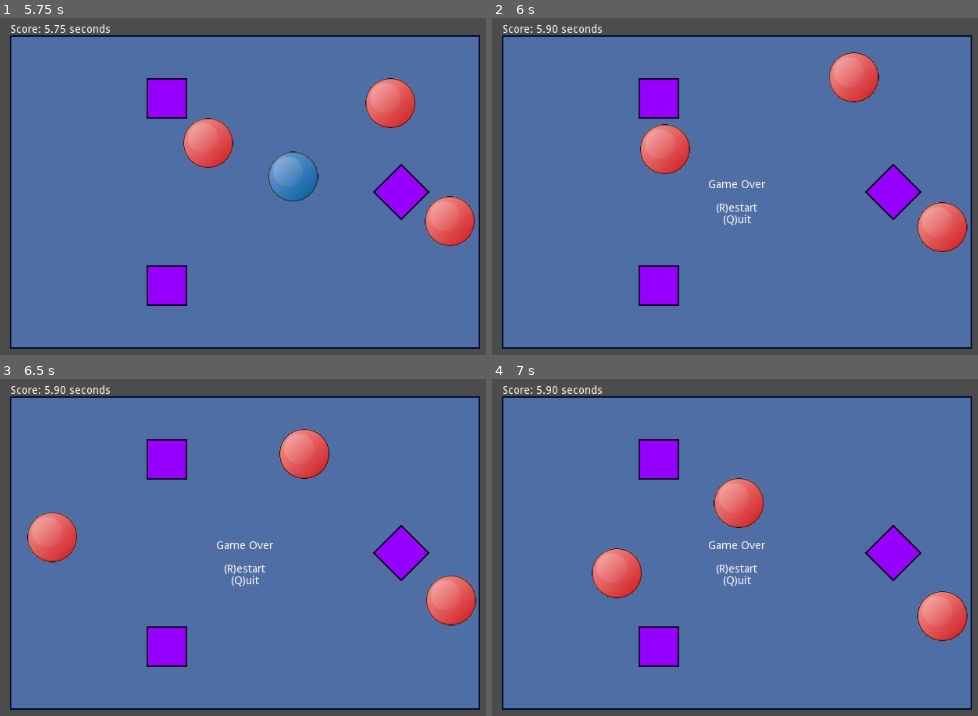
Above: before the commit, frames 1-4 (two rows, left to right).
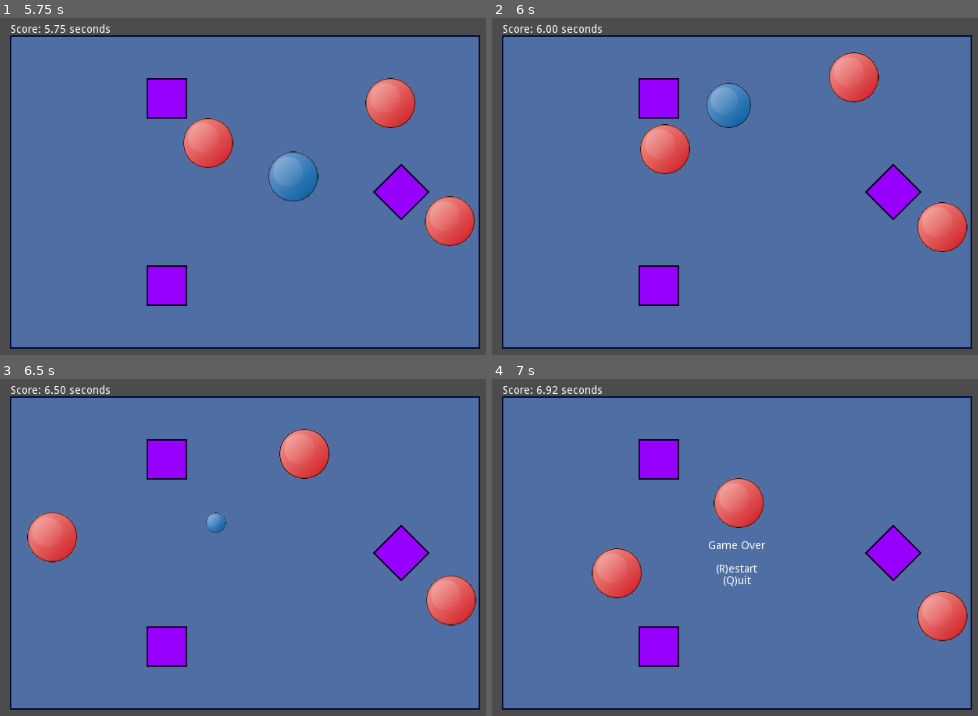
Above: after the commit, the same moments.

Repository: danieljohnson2/Bouncy
Game: Godot game, scene res://Bouncy.tscn
Same seed, same stepped clock (60 frames per second), same inputs: the game is played once before the commit and once after it.
Inputs:
- Up to frame 1 (5.75 s): hold Up (ui_up) 0.53-2.03 s; hold Left (ui_left) 2.03-3.53 s; hold Down (ui_down) 3.53-4.28 s; tap R (ui_restart) at 4.15 s; hold Right (ui_right) 4.28-5.03 s; hold Up (ui_up) from 5.03 s (still down)
- Up to frame 2 (6 s): release Up (ui_up) at 5.78 s; hold Right (ui_right) from 5.78 s (still down)
- Up to frame 3 (6.5 s): keep holding Right (ui_right)
- Up to frame 4 (7 s): keep holding Right (ui_right)

Frame 1 is identical in both runs. In frame 2, 1.2% of the frame differs, in the area x 9-57%, y 2-62%; in frame 3, 0.5%; in frame 4, less than 0.1%.

Commit message:
Add an animation player and animate the player's death

Diff:
--- a/Bouncy.tscn
+++ b/Bouncy.tscn
@@ -6,6 +6,39 @@
 [ext_resource path="res://Player.gd" type="Script" id=4]
 [ext_resource path="res://Ball.png" type="Texture" id=5]
 [ext_resource path="res://Nemesis.tscn" type="PackedScene" id=6]
+
+[sub_resource type="Animation" id=1]
+
+resource_name = "Fade Out"
+length = 1.0
+loop = false
+step = 0.1
+tracks/0/type = "value"
+tracks/0/path = NodePath(".:scale")
+tracks/0/interp = 1
+tracks/0/loop_wrap = true
+tracks/0/imported = false
+tracks/0/enabled = true
+tracks/0/keys = {
+"times": PoolRealArray( 0, 1 ),
+"transitions": PoolRealArray( 1, 1 ),
+"update": 0,
+"values": [ Vector2( 1, 1 ), Vector2( 1e-05, 1e-05 ) ]
+}
+tracks/1/type = "method"
+tracks/1/path = NodePath(".")
+tracks/1/interp = 1
+tracks/1/loop_wrap = true
+tracks/1/imported = false
+tracks/1/enabled = true
+tracks/1/keys = {
+"times": PoolRealArray( 1 ),
+"transitions": PoolRealArray( 1 ),
+"values": [ {
+"args": [  ],
+"method": "game_over"
+} ]
+}
 
 [node name="Root" type="Node2D" index="0"]
 
@@ -83,7 +116,6 @@
 "player",
 ]]
 
-editor/display_folded = true
 position = Vector2( 200, 200 )
 input_pickable = false
 collision_layer = 1
@@ -107,6 +139,7 @@
 _sections_unfolded = [ "Angular", "Linear", "Offset", "Pickable", "Transform", "Visibility" ]
 acceleration = 250
 fast_acceleration = 750
+die_player_path = NodePath("Sprite/AnimationPlayer")
 
 [node name="CollisionPolygon2D" type="CollisionPolygon2D" parent="Node2D/Ball" index="0"]
 
@@ -118,6 +151,17 @@
 [node name="Sprite" type="Sprite" parent="Node2D/Ball" index="1"]
 
 texture = ExtResource( 5 )
+_sections_unfolded = [ "Material", "Pause", "Transform", "Visibility" ]
+
+[node name="AnimationPlayer" type="AnimationPlayer" parent="Node2D/Ball/Sprite" index="0"]
+
+root_node = NodePath("../..")
+autoplay = ""
+playback_process_mode = 1
+playback_default_blend_time = 0.0
+playback_speed = 1.0
+"anims/Fade Out" = SubResource( 1 )
+blend_times = [  ]
 
 [node name="Nemesis" parent="Node2D" index="2" instance=ExtResource( 6 )]
 
--- a/Player.gd
+++ b/Player.gd
@@ -2,6 +2,7 @@
 
 export var acceleration = 250
 export var fast_acceleration = 750
+export (NodePath) var die_player_path
 
 var directions = {
 	"ui_right": Vector2(1,0),
@@ -30,9 +31,12 @@
 
 # Game over if we contact any 'nemisis'
 func _on_Ball_body_entered(body):
-	if body.is_in_group("nemesis"): die()
+	if body.is_in_group("nemesis"):
+		var die_player = get_node(die_player_path)
+		if not die_player.is_playing():
+			 die_player.play("Fade Out")
 
-func die():
+func game_over():
 	self.visible = false
 	for go in get_tree().get_nodes_in_group("gameover"):
 		go.visible = true
Not shown: 1 places in Bouncy.tscn that only renumber resources
